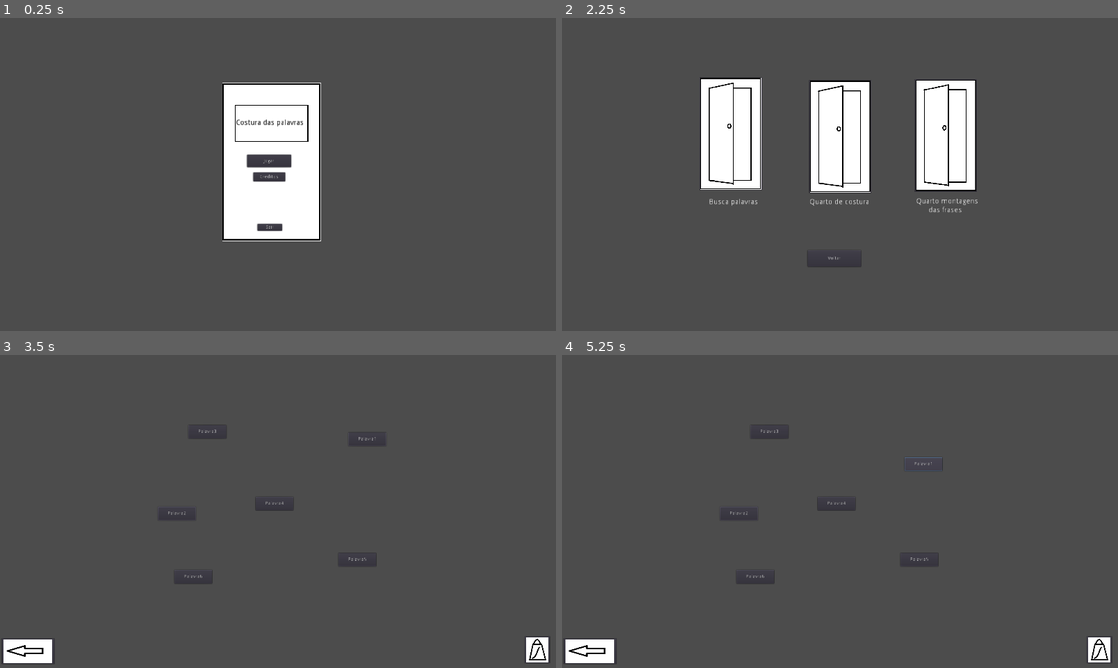
Above: before the commit, frames 1-4 (two rows, left to right).
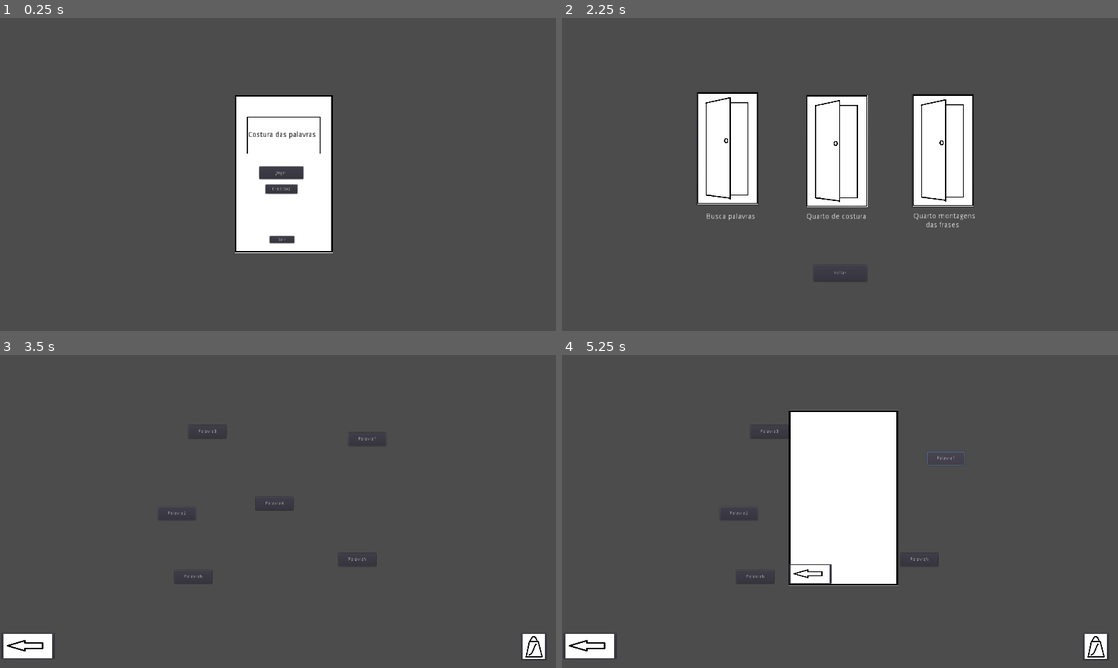
Above: after the commit, the same moments.

Repository: projeto-sertao-mundo/palavras
Game: Godot game, scene res://Cenas/CenasMenu/MenuPrincipal.tscn
The game is run twice, just before and just after one commit, with the same random seed, the same clock (stepped at 60 frames per second) and the same inputs.
Inputs (mouse positions are in pixels of both pictures, inside the frame that each line leads up to; where the layout moved, square brackets give the same spot in the first picture):
- Up to frame 1 (0.25 s): no input
- Up to frame 2 (2.25 s): click "Jogar" at 0.5 s; click "Voltar" at 1.25 s; click "Jogar" at 2 s
- Up to frame 3 (3.5 s): click (166, 486) [166, 470] at 2.75 s
- Up to frame 4 (5.25 s): click (1095, 646) [1101, 649] at 3.5 s; click (745, 567) at 4.27 s; click "Palavra1" at 5 s

The runs differ from the first frame. In frame 1, 5.2% of the frame differs, in the area x 40-60%, y 20-76%; in frame 2, 6.1%; in frame 3, 0.7%; in frame 4, 12%, in the area x 0-99%, y 17-99%.

Commit message:
Customizacao de palavras
Fiz com que a customizacao de palavras fosse possivel (apenas mudar a cor do fundo e selecionar uma palavra), alem do botão recomecar

Diff:
--- a/game/Cenas/CenasJogaveis/BuscaPalavras.tscn
+++ b/game/Cenas/CenasJogaveis/BuscaPalavras.tscn
@@ -107,10 +107,10 @@
 }
 
 [node name="Bolsa" type="Button" parent="."]
-margin_left = 1509.8
-margin_top = 809.429
-margin_right = 1613.8
-margin_bottom = 919.429
+margin_left = 1500.0
+margin_top = 800.0
+margin_right = 1604.0
+margin_bottom = 910.0
 rect_scale = Vector2( 0.7, 0.7 )
 icon = ExtResource( 3 )
 __meta__ = {
@@ -119,10 +119,10 @@
 }
 
 [node name="Voltar" type="Button" parent="."]
-margin_left = 5.2692
-margin_top = 815.222
-margin_right = 157.269
-margin_bottom = 907.222
+margin_left = 5.0
+margin_top = 800.0
+margin_right = 157.0
+margin_bottom = 892.0
 rect_scale = Vector2( 1, 0.8 )
 icon = ExtResource( 2 )
 __meta__ = {
@@ -131,10 +131,10 @@
 
 [node name="PalavrasPopUp" parent="." instance=ExtResource( 4 )]
 visible = false
-margin_left = 260.0
-margin_top = 102.0
-margin_right = 260.0
-margin_bottom = 102.0
+margin_left = 654.0
+margin_top = 158.0
+margin_right = 654.0
+margin_bottom = 158.0
 
 [node name="Node" type="Node" parent="."]
 script = ExtResource( 6 )
--- a/game/Cenas/CenasJogaveis/QuartoCostura.tscn
+++ b/game/Cenas/CenasJogaveis/QuartoCostura.tscn
@@ -6,6 +6,9 @@
 [ext_resource path="res://SpritesBlocagem/Bolsa.png" type="Texture" id=4]
 [ext_resource path="res://Scripts/QuartoCostura.gd" type="Script" id=5]
 [ext_resource path="res://Cenas/CenasPrefab/PalavrasPopUp.tscn" type="PackedScene" id=6]
+
+[sub_resource type="RectangleShape2D" id=1]
+extents = Vector2( 244.093, 395.129 )
 
 [node name="Node2D" type="Node2D"]
 script = ExtResource( 5 )
@@ -39,6 +42,10 @@
 
 [node name="CosturaPopUp" type="Control" parent="."]
 visible = false
+margin_left = 202.043
+margin_top = 127.961
+margin_right = 202.043
+margin_bottom = 127.961
 __meta__ = {
 "_edit_use_anchors_": false
 }
@@ -62,6 +69,25 @@
 position = Vector2( 474.022, 361.297 )
 scale = Vector2( 0.559503, 0.102568 )
 texture = ExtResource( 1 )
+
+[node name="Area2D" type="Area2D" parent="CosturaPopUp/Preview"]
+scale = Vector2( 1, 1 )
+
+[node name="CollisionShape2D" type="CollisionShape2D" parent="CosturaPopUp/Preview/Area2D"]
+scale = Vector2( 1, 1 )
+shape = SubResource( 1 )
+
+[node name="Label" type="Label" parent="CosturaPopUp/Preview"]
+modulate = Color( 0, 0, 0, 1 )
+margin_left = -240.0
+margin_top = -86.8516
+margin_right = -105.0
+margin_bottom = -72.8516
+rect_scale = Vector2( 3.5, 10 )
+align = 1
+__meta__ = {
+"_edit_use_anchors_": false
+}
 
 [node name="Voltar" type="Button" parent="CosturaPopUp"]
 margin_left = 191.881
@@ -216,10 +242,14 @@
 
 [node name="PalavrasPopUp" parent="CosturaPopUp" instance=ExtResource( 6 )]
 visible = false
-margin_left = 500.0
-margin_right = 500.0
+margin_left = 805.31
+margin_top = 51.6332
+margin_right = 805.31
+margin_bottom = 51.6332
 [connection signal="pressed" from="MaquinaCostura" to="." method="_on_MaquinaCostura_pressed"]
 [connection signal="pressed" from="Voltar2" to="." method="_on_Voltar2_pressed"]
+[connection signal="area_entered" from="CosturaPopUp/Preview/Area2D" to="." method="_on_Area2D_area_entered"]
+[connection signal="area_exited" from="CosturaPopUp/Preview/Area2D" to="." method="_on_Area2D_area_exited"]
 [connection signal="pressed" from="CosturaPopUp/Voltar" to="." method="_on_Voltar_pressed"]
 [connection signal="pressed" from="CosturaPopUp/Recomecar" to="." method="_on_Recomecar_pressed"]
 [connection signal="pressed" from="CosturaPopUp/Bolsa" to="CosturaPopUp/PalavrasPopUp" method="_on_Bolsa_pressed"]
--- a/game/Cenas/CenasJogaveis/QuartoFrases.tscn
+++ b/game/Cenas/CenasJogaveis/QuartoFrases.tscn
@@ -8,42 +8,46 @@
 
 [node name="Node2D" type="Node2D"]
 script = ExtResource( 4 )
+__meta__ = {
+"_edit_horizontal_guides_": [ 450.622, 745.111, 180.674 ],
+"_edit_vertical_guides_": [ 798.937, 489.346, 1121.74 ]
+}
 
 [node name="Fundo" type="Sprite" parent="."]
-position = Vector2( 819.979, 428.066 )
+position = Vector2( 804.877, 460.158 )
 scale = Vector2( 1.25218, 0.68836 )
 texture = ExtResource( 1 )
 
 [node name="FundoFrases" type="Sprite" parent="."]
-position = Vector2( 820.178, 377.773 )
+position = Vector2( 805.076, 409.865 )
 scale = Vector2( 1.12082, 0.481104 )
 texture = ExtResource( 1 )
 
 [node name="Frase1" type="Button" parent="."]
-margin_left = 558.468
-margin_top = 199.767
-margin_right = 1079.47
-margin_bottom = 244.767
+margin_left = 543.366
+margin_top = 231.859
+margin_right = 1064.37
+margin_bottom = 276.859
 text = "O sertão é _________"
 __meta__ = {
 "_edit_use_anchors_": false
 }
 
 [node name="Frase2" type="Button" parent="."]
-margin_left = 556.686
-margin_top = 265.694
-margin_right = 1077.69
-margin_bottom = 310.694
+margin_left = 541.584
+margin_top = 297.786
+margin_right = 1062.58
+margin_bottom = 342.786
 text = "A vida no sertão é __________"
 __meta__ = {
 "_edit_use_anchors_": false
 }
 
 [node name="Bolsa" type="Button" parent="."]
-margin_left = 1047.66
-margin_top = 628.802
-margin_right = 1151.66
-margin_bottom = 738.802
+margin_left = 1032.55
+margin_top = 660.894
+margin_right = 1136.55
+margin_bottom = 770.894
 rect_scale = Vector2( 0.5, 0.5 )
 icon = ExtResource( 2 )
 __meta__ = {
@@ -51,10 +55,10 @@
 }
 
 [node name="Voltar" type="Button" parent="."]
-margin_left = 528.029
-margin_top = 621.925
-margin_right = 680.029
-margin_bottom = 713.925
+margin_left = 512.927
+margin_top = 654.017
+margin_right = 664.927
+margin_bottom = 746.017
 rect_scale = Vector2( 0.8, 0.6 )
 icon = ExtResource( 3 )
 __meta__ = {
@@ -63,13 +67,13 @@
 
 [node name="RetalhoPopUp" type="Control" parent="."]
 visible = false
+margin_left = 313.366
+margin_top = 186.887
+margin_right = 313.366
+margin_bottom = 186.887
 __meta__ = {
 "_edit_use_anchors_": false
 }
-
-[node name="ButtonLock" type="Control" parent="RetalhoPopUp"]
-margin_right = 1023.0
-margin_bottom = 607.0
 
 [node name="FundoBrancoBordaPreta" type="Sprite" parent="RetalhoPopUp"]
 position = Vector2( 483.634, 247.248 )
@@ -112,6 +116,10 @@
 
 [node name="PalavrasPopUp" parent="." instance=ExtResource( 5 )]
 visible = false
+margin_left = 639.947
+margin_top = 205.765
+margin_right = 639.947
+margin_bottom = 205.765
 [connection signal="pressed" from="Frase1" to="." method="_on_Frase1_pressed"]
 [connection signal="pressed" from="Frase2" to="." method="_on_Frase2_pressed"]
 [connection signal="pressed" from="Bolsa" to="PalavrasPopUp" method="_on_Bolsa_pressed"]
--- a/game/Cenas/CenasMenu/Corredor.tscn
+++ b/game/Cenas/CenasMenu/Corredor.tscn
@@ -5,12 +5,16 @@
 
 [node name="Node2D" type="Node2D"]
 script = ExtResource( 2 )
+__meta__ = {
+"_edit_horizontal_guides_": [ 450.721 ],
+"_edit_vertical_guides_": [ 799.752 ]
+}
 
 [node name="Label" type="Label" parent="."]
-margin_left = 423.158
-margin_top = 518.742
-margin_right = 517.158
-margin_bottom = 532.742
+margin_left = 414.682
+margin_top = 561.12
+margin_right = 508.682
+margin_bottom = 575.12
 rect_scale = Vector2( 1.5, 1.5 )
 text = "Busca palavras"
 __meta__ = {
@@ -18,10 +22,10 @@
 }
 
 [node name="Label2" type="Label" parent="."]
-margin_left = 711.68
-margin_top = 518.742
-margin_right = 826.68
-margin_bottom = 532.742
+margin_left = 703.204
+margin_top = 561.12
+margin_right = 818.204
+margin_bottom = 575.12
 rect_scale = Vector2( 1.5, 1.5 )
 text = "Quarto de costura"
 __meta__ = {
@@ -29,10 +33,10 @@
 }
 
 [node name="Label3" type="Label" parent="."]
-margin_left = 1019.1
-margin_top = 517.482
-margin_right = 1142.1
-margin_bottom = 548.482
+margin_left = 1010.62
+margin_top = 559.86
+margin_right = 1133.62
+margin_bottom = 590.86
 rect_scale = Vector2( 1.5, 1.5 )
 text = "Quarto montagens
       das frases"
@@ -41,20 +45,20 @@
 }
 
 [node name="VoltarMenu" type="Button" parent="."]
-margin_left = 706.928
-margin_top = 667.845
-margin_right = 860.928
-margin_bottom = 714.845
+margin_left = 723.879
+margin_top = 710.223
+margin_right = 877.879
+margin_bottom = 757.223
 text = "Voltar"
 __meta__ = {
 "_edit_use_anchors_": false
 }
 
 [node name="PortaBuscaPalavras" type="Button" parent="."]
-margin_left = 395.628
-margin_top = 170.99
-margin_right = 907.628
-margin_bottom = 980.99
+margin_left = 387.152
+margin_top = 213.368
+margin_right = 899.152
+margin_bottom = 1023.37
 rect_scale = Vector2( 0.35, 0.4 )
 icon = ExtResource( 1 )
 __meta__ = {
@@ -62,10 +66,10 @@
 }
 
 [node name="PortaQuartoCostura" type="Button" parent="."]
-margin_left = 710.65
-margin_top = 178.999
-margin_right = 1222.65
-margin_bottom = 988.999
+margin_left = 702.174
+margin_top = 221.377
+margin_right = 1214.17
+margin_bottom = 1031.38
 rect_scale = Vector2( 0.35, 0.4 )
 icon = ExtResource( 1 )
 __meta__ = {
@@ -73,10 +77,10 @@
 }
 
 [node name="PortaQuartoMontagens" type="Button" parent="."]
-margin_left = 1014.99
-margin_top = 176.329
-margin_right = 1527.0
-margin_bottom = 986.33
+margin_left = 1006.52
+margin_top = 218.708
+margin_right = 1518.52
+margin_bottom = 1028.71
 rect_scale = Vector2( 0.35, 0.4 )
 icon = ExtResource( 1 )
 __meta__ = {
--- a/game/Cenas/CenasMenu/MenuPrincipal.tscn
+++ b/game/Cenas/CenasMenu/MenuPrincipal.tscn
@@ -5,10 +5,14 @@
 
 [node name="Main" type="Node2D"]
 script = ExtResource( 2 )
+__meta__ = {
+"_edit_horizontal_guides_": [ 501.187 ],
+"_edit_vertical_guides_": [ 815.216 ]
+}
 path = "res://Cenas/CenasMenu/Corredor.tscn"
 
 [node name="Fundo" type="Sprite" parent="."]
-position = Vector2( 782, 414 )
+position = Vector2( 816.706, 448.706 )
 scale = Vector2( 0.565491, 0.565491 )
 texture = ExtResource( 1 )
 
@@ -20,10 +24,10 @@
 [node name="Nome" type="Label" parent="."]
 modulate = Color( 0, 0, 0, 1 )
 anchor_right = 1.0
-margin_left = 679.416
-margin_top = 291.4
-margin_right = 809.416
-margin_bottom = 305.4
+margin_left = 714.122
+margin_top = 326.106
+margin_right = 844.122
+margin_bottom = 340.106
 rect_scale = Vector2( 1.5, 1.5 )
 text = "Costura das palavras"
 __meta__ = {
@@ -31,10 +35,10 @@
 }
 
 [node name="Jogar" type="Button" parent="."]
-margin_left = 711.416
-margin_top = 392.698
-margin_right = 838.416
-margin_bottom = 428.698
+margin_left = 746.122
+margin_top = 427.404
+margin_right = 873.122
+margin_bottom = 463.404
 rect_pivot_offset = Vector2( -623.631, -145.926 )
 text = "Jogar"
 __meta__ = {
@@ -42,10 +46,10 @@
 }
 
 [node name="Creditos" type="Button" parent="."]
-margin_left = 729.289
-margin_top = 444.152
-margin_right = 821.289
-margin_bottom = 470.152
+margin_left = 763.995
+margin_top = 478.858
+margin_right = 855.995
+margin_bottom = 504.858
 rect_pivot_offset = Vector2( -623.631, -145.926 )
 text = "Creditos"
 __meta__ = {
@@ -53,10 +57,10 @@
 }
 
 [node name="Sair" type="Button" parent="."]
-margin_left = 740.907
-margin_top = 592.462
-margin_right = 811.907
-margin_bottom = 612.462
+margin_left = 775.613
+margin_top = 627.168
+margin_right = 846.613
+margin_bottom = 647.168
 rect_pivot_offset = Vector2( -623.631, -145.926 )
 text = "Sair"
 __meta__ = {
@@ -64,10 +68,10 @@
 }
 
 [node name="Label" type="Label" parent="."]
-margin_left = 735.08
-margin_top = 317.845
-margin_right = 775.08
-margin_bottom = 331.845
+margin_left = 769.786
+margin_top = 352.551
+margin_right = 809.786
+margin_bottom = 366.551
 __meta__ = {
 "_edit_use_anchors_": false
 }
--- a/game/Cenas/CenasPrefab/BotaoPalavra.tscn
+++ b/game/Cenas/CenasPrefab/BotaoPalavra.tscn
@@ -1,12 +1,15 @@
-[gd_scene load_steps=2 format=2]
+[gd_scene load_steps=3 format=2]
+
+[ext_resource path="res://Scripts/ArrastarPalavra.gd" type="Script" id=1]
 
 [sub_resource type="RectangleShape2D" id=1]
-extents = Vector2( 38.7335, 10.1244 )
+extents = Vector2( 40, 11 )
 
 [node name="Button" type="Button"]
-margin_right = 42.0
-margin_bottom = 20.0
+margin_right = 150.0
+margin_bottom = 40.0
 text = "Palavrinha"
+script = ExtResource( 1 )
 __meta__ = {
 "_edit_use_anchors_": false
 }
@@ -14,5 +17,7 @@
 [node name="Area2D" type="Area2D" parent="."]
 
 [node name="CollisionShape2D" type="CollisionShape2D" parent="Area2D"]
-position = Vector2( 38.4443, 10.2425 )
+position = Vector2( 38.5, 9.75 )
 shape = SubResource( 1 )
+[connection signal="mouse_entered" from="." to="." method="_on_Button_mouse_entered"]
+[connection signal="mouse_exited" from="." to="." method="_on_Button_mouse_exited"]
--- a/game/Cenas/CenasPrefab/PalavrasPopUp.tscn
+++ b/game/Cenas/CenasPrefab/PalavrasPopUp.tscn
@@ -12,36 +12,27 @@
 "_edit_use_anchors_": false
 }
 
-[node name="ButtonLock" type="Control" parent="."]
-margin_left = -510.0
-margin_top = -297.0
-margin_right = 1335.0
-margin_bottom = 901.0
-__meta__ = {
-"_edit_use_anchors_": false
-}
-
 [node name="Sprite" type="Sprite" parent="."]
-position = Vector2( 504.538, 300.099 )
+position = Vector2( 156.391, 253.578 )
 scale = Vector2( 0.630005, 0.630005 )
 texture = ExtResource( 1 )
 
 [node name="GridBolsa" type="GridContainer" parent="."]
-margin_left = 360.0
-margin_top = 61.0
-margin_right = 648.0
-margin_bottom = 446.0
-custom_constants/hseparation = 23
+margin_left = 5.285
+margin_top = 9.0
+margin_right = 305.285
+margin_bottom = 409.0
+custom_constants/vseparation = 8
+custom_constants/hseparation = 30
 columns = 3
 __meta__ = {
 "_edit_use_anchors_": false
 }
 
 [node name="Voltar" type="Button" parent="."]
-margin_left = 356.0
-margin_top = 485.0
-margin_right = 508.0
-margin_bottom = 577.0
+margin_top = 443.668
+margin_right = 152.0
+margin_bottom = 535.668
 rect_scale = Vector2( 0.8, 0.6 )
 icon = ExtResource( 2 )
 __meta__ = {
--- a/game/PlayerTest.gd
+++ /dev/null
@@ -1,20 +0,0 @@
-extends KinematicBody2D
-
-var movimento = Vector2()
-
-func _physics_process(delta):
-	if Input.is_action_pressed("ui_right"):
-		movimento.x = 100
-	elif Input.is_action_pressed("ui_left"):
-		movimento.x = -100
-	else:
-		movimento.x = 0
-
-	if Input.is_action_pressed("ui_down"):
-		movimento.y = 100
-	elif Input.is_action_pressed(("ui_up")):
-		movimento.y = -100
-	else:
-		movimento.y = 0
-
-	move_and_slide(movimento)
--- /dev/null
+++ b/game/Scripts/ArrastarPalavra.gd
@@ -0,0 +1,28 @@
+extends Button
+
+var mouseIn
+var primeiroNode
+var palavraInstanciada
+
+func _ready():
+	primeiroNode = $"/root/Global".firstSceneNode
+
+
+func _process(delta):
+	if primeiroNode.has_node(self.name) && Input.is_action_pressed("Click") && mouseIn:
+		palavraInstanciada.set_position(get_viewport().get_mouse_position())
+		palavraInstanciada.visible = true
+
+	elif mouseIn && Input.is_action_pressed("Click"):
+		palavraInstanciada.visible = false
+		primeiroNode.add_child(palavraInstanciada)
+		palavraInstanciada.text = self.text
+		palavraInstanciada.name = self.name
+
+
+func _on_Button_mouse_entered():
+	mouseIn = true
+	palavraInstanciada = $"/root/Global".palavra.instance()
+
+func _on_Button_mouse_exited():
+	mouseIn = false
--- a/game/Scripts/BuscaPalavras.gd
+++ b/game/Scripts/BuscaPalavras.gd
@@ -8,3 +8,6 @@
 
 func _on_Voltar2_pressed():
 	get_node("PalavrasPopUp").hide()
+
+func _ready():
+	$"/root/Global".firstSceneNode = self
--- a/game/Scripts/GLOBAL.gd
+++ b/game/Scripts/GLOBAL.gd
@@ -2,15 +2,12 @@
 
 var bolsa = []
 var aux = -1
+var palavra
+var firstSceneNode
 
 func adicionarItemBosla(var palavra):
 	var palavraNova = [palavra]
 	bolsa += palavraNova
 
-	#Mostrar palavras que existem na bag
-	for palavraArray in bolsa:
-		print(palavraArray)
-	print("--")
-
 func retornarPalavras():
 	return bolsa
--- a/game/Scripts/InstancePalavras.gd
+++ b/game/Scripts/InstancePalavras.gd
@@ -16,11 +16,12 @@
 
 
 
+func _ready():
+	$"/root/Global".palavra = palavra
+
 func _on_Bolsa_pressed():
 	self.show()
-	self.get_parent().set_position(Vector2(-150,0))
 	InstanciarPalavras()
 
 func _on_Voltar_pressed():
-	self.get_parent().set_position(Vector2(0,0))
 	self.hide()
--- a/game/Scripts/Palavras.gd
+++ b/game/Scripts/Palavras.gd
@@ -6,7 +6,7 @@
 
 func _ready():
 	set_process(false)
-	movimento = (Vector2(935.796, 507.429) - self.position).normalized()
+	movimento = (get_parent().get_node("Bolsa").get_rect().position - self.position).normalized()
 
 func _on_Palavra_pressed():
 	set_process(true)
--- a/game/Scripts/QuartoCostura.gd
+++ b/game/Scripts/QuartoCostura.gd
@@ -1,4 +1,21 @@
 extends Node2D
+
+var podeSetar
+var palavra
+
+func _ready():
+	$"/root/Global".firstSceneNode = self
+	podeSetar = false
+
+func _process(delta):
+	if(podeSetar && !Input.is_action_pressed("Click")):
+		MudarLabelPreview(palavra.text)
+		palavra.free()
+		podeSetar = false
+
+
+func MudarLabelPreview(var texto):
+	get_node("CosturaPopUp/Preview").get_node("Label").text = texto
 
 func _on_MaquinaCostura_pressed():
 	get_node("CosturaPopUp").show()
@@ -8,7 +25,6 @@
 
 func _on_Voltar2_pressed():
 	get_tree().change_scene("res://Cenas/CenasMenu/Corredor.tscn")
-
 
 func MudarCor(var r, g, b):
 	get_node("CosturaPopUp/Preview").modulate = Color(r,g,b)
@@ -27,3 +43,12 @@
 	MudarCor(0,1,0)
 func _on_Recomecar_pressed():
 	MudarCor(1,1,1)
+	MudarLabelPreview("")
+
+func _on_Area2D_area_entered(area):
+	podeSetar = true
+	palavra = area.get_parent()
+
+func _on_Area2D_area_exited(area):
+	podeSetar = false
+	palavra = null
--- a/game/project.godot
+++ b/game/project.godot
@@ -27,8 +27,10 @@
 
 window/size/width=1600
 window/size/height=900
+window/size/test_width=1067
+window/size/test_height=600
 window/stretch/mode="2d"
-window/stretch/aspect="expand"
+window/stretch/aspect="keep"
 
 [input]
 
Not shown: 1 places in game/Cenas/CenasJogaveis/QuartoCostura.tscn that only renumber resources
Not shown, added: builds/0.5.3/favicon.png
Not shown, added: builds/0.5.3/index.pck
Not shown, added: builds/0.5.3/index.png
Not shown, added: builds/0.5.3/index.wasm
